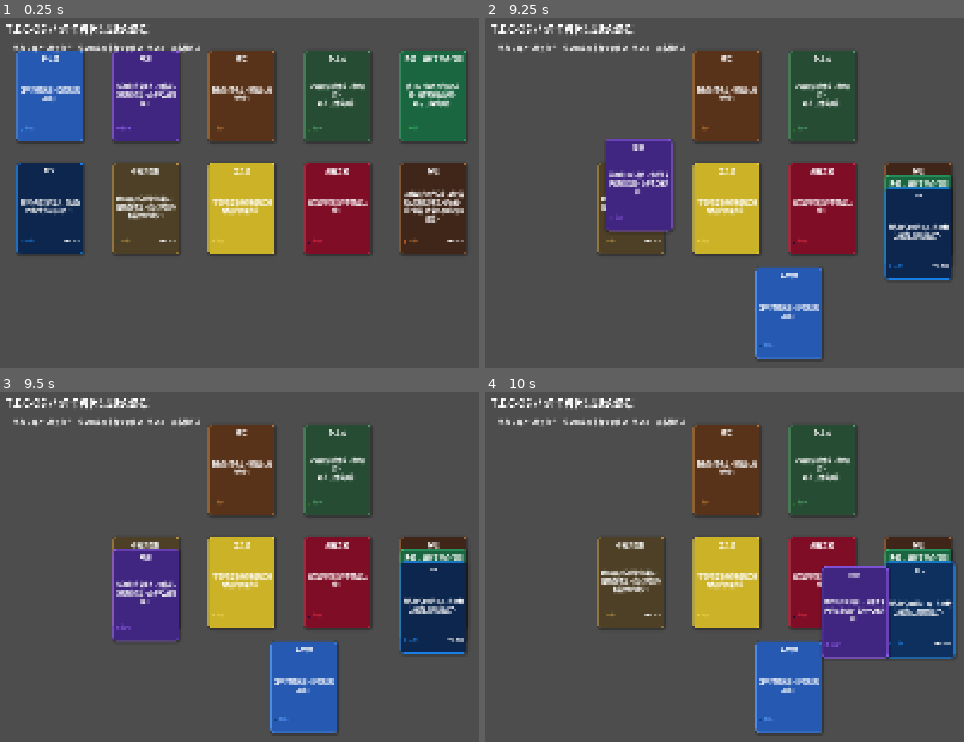
Above: before the commit, frames 1-4 (two rows, left to right).
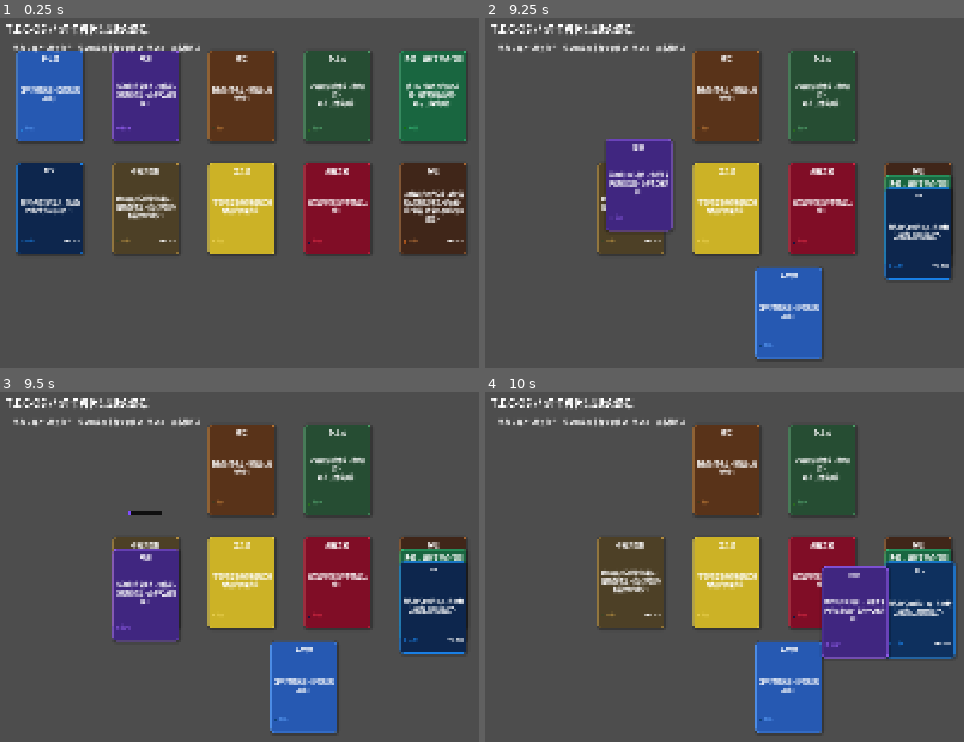
Above: after the commit, the same moments.

Repository: ChrisUtada/tec3g
Game: Godot game, scene res://main.tscn
Two runs of this game, one before a commit and one after it. Both use one fixed random seed, a clock stepped at 60 frames per second and the inputs below.
Inputs (mouse positions are in pixels of both pictures, inside the frame that each line leads up to):
- Up to frame 1 (0.25 s): no input
- Up to frame 2 (9.25 s): tap Enter at 0.5, 5.75, 8.75 s; drag from (532, 95) to (940, 144) at 0.52 s; drag from (628, 95) to (820, 333) at 1.27 s; move the mouse to (724, 95) at 2.02 s; click (724, 95) at 2.17 s; tap Space at 2.75, 8 s; drag from (820, 95) to (619, 175) at 2.77 s; drag from (916, 95) to (901, 242) at 3.52 s; drag from (532, 207) to (738, 130) at 4.27 s; move the mouse to (724, 109) at 5.02 s; click (724, 109) at 5.17 s; drag from (628, 207) to (700, 263) at 5.77 s; drag from (820, 109) to (940, 144) at 6.52 s; drag from (628, 221) to (820, 333) at 7.27 s; move the mouse to (724, 207) at 8.02 s; click (724, 207) at 8.17 s; drag from (724, 217) to (619, 175) at 8.77 s
- Up to frame 3 (9.5 s): no input
- Up to frame 4 (10 s): drag from (628, 595) to (901, 616) at 9.52 s

Frames 1-2 are identical in both runs. In frame 3, less than 0.1% of the frame differs, in the area x 26-34%, y 34-36%; in frame 4, nothing differs.

Commit message:
feat: draggable multimedia panels + 3 more content entries for testing

Diff:
--- a/resources/cards/CHAR_junior_investigator.tres
+++ b/resources/cards/CHAR_junior_investigator.tres
@@ -2,6 +2,7 @@
 
 [ext_resource type="Script" uid="uid://0fwt5ohrn74" path="res://scripts/card_data.gd" id="1"]
 [ext_resource type="Resource" path="res://resources/dialogues/dlg_junior_investigator.tres" id="2"]
+[ext_resource type="Resource" path="res://resources/multimedia/mm_junior_investigator.tres" id="3"]
 
 [resource]
 script = ExtResource("1")
@@ -13,4 +14,5 @@
 bg_color = Color(0.3, 0.25, 0.15, 1.0)
 border_color = Color(0.7, 0.55, 0.25, 1.0)
 icon = "🔍"
+multimedia_content = ExtResource("3")
 dialogue_config = ExtResource("2")
--- a/resources/cards/ITEM_sdt.tres
+++ b/resources/cards/ITEM_sdt.tres
@@ -1,6 +1,7 @@
 [gd_resource type="Resource" script_class="CardData" format=3 uid="uid://1vfwpxm4jb0o"]
 
 [ext_resource type="Script" uid="uid://0fwt5ohrn74" path="res://scripts/card_data.gd" id="1"]
+[ext_resource type="Resource" path="res://resources/multimedia/mm_sdt.tres" id="2"]
 
 [resource]
 script = ExtResource("1")
@@ -11,3 +12,4 @@
 consumable = true
 icon = "🔦"
 is_gift = true
+multimedia_content = ExtResource("2")
--- a/resources/cards/SCENE_plant_hunter.tres
+++ b/resources/cards/SCENE_plant_hunter.tres
@@ -1,6 +1,7 @@
 [gd_resource type="Resource" script_class="CardData" format=3 uid="uid://bwdhmd7c8e44c"]
 
 [ext_resource type="Script" uid="uid://0fwt5ohrn74" path="res://scripts/card_data.gd" id="1"]
+[ext_resource type="Resource" path="res://resources/multimedia/mm_plant_hunter.tres" id="2"]
 
 [resource]
 script = ExtResource("1")
@@ -13,3 +14,4 @@
 bg_color = Color(0.1, 0.4, 0.25, 1)
 border_color = Color(0.2, 0.7, 0.45, 1)
 icon = "🌿"
+multimedia_content = ExtResource("2")
--- /dev/null
+++ b/resources/multimedia/mm_junior_investigator.tres
@@ -0,0 +1,21 @@
+[gd_resource type="Resource" script_class="MultimediaContent" format=3]
+
+[ext_resource type="Script" uid="uid://c5q33hhahyj2b" path="res://scripts/multimedia_content.gd" id="1"]
+
+[resource]
+script = ExtResource("1")
+text = "调查员档案 #004
+
+姓名：███
+代号：初级调查员
+所属：异常调查局（Bureau of Anomaly Investigation）
+
+入职时间：三个月前
+状态：活跃
+
+备注：
+该调查员在初次外勤任务中表现出异常的感知能力。
+建议继续观察，暂不授予高级权限。
+
+——TEC
+"
--- /dev/null
+++ b/resources/multimedia/mm_plant_hunter.tres
@@ -0,0 +1,23 @@
+[gd_resource type="Resource" script_class="MultimediaContent" format=3]
+
+[ext_resource type="Script" uid="uid://c5q33hhahyj2b" path="res://scripts/multimedia_content.gd" id="1"]
+
+[resource]
+script = ExtResource("1")
+text = "植物学家的最后一封邮件
+
+发件人：Dr. ████
+收件人：TEC
+主题：它活了
+
+它活了。
+那些孢子不是普通的植物孢子。
+它们在思考。
+它们在等待。
+
+我把样本放在3号培养箱里。
+如果你看到这封邮件，不要打开3号箱。
+不要。
+
+——████
+"
--- /dev/null
+++ b/resources/multimedia/mm_sdt.tres
@@ -0,0 +1,20 @@
+[gd_resource type="Resource" script_class="MultimediaContent" format=3]
+
+[ext_resource type="Script" uid="uid://c5q33hhahyj2b" path="res://scripts/multimedia_content.gd" id="1"]
+
+[resource]
+script = ExtResource("1")
+text = "物品鉴定报告
+
+编号：I-077
+名称：手电筒
+状态：可用，轻微异常
+
+说明：
+这是一把普通的手电筒，但它的光束在特定环境下会呈现出不属于可见光谱的颜色。
+初步判断与██地区的事件残留有关。
+
+建议：可作为通用探测工具使用。
+
+——分析部
+"
--- a/scripts/multimedia_panel.gd
+++ b/scripts/multimedia_panel.gd
@@ -2,6 +2,8 @@
 
 var _content: MultimediaContent
 var _audio_player: AudioStreamPlayer
+var _dragging := false
+var _drag_offset := Vector2.ZERO
 
 @onready var dim_bg: ColorRect = $DimBg
 @onready var content_panel: Control = $DimBg/ContentPanel
@@ -75,5 +77,17 @@
 	queue_free()
 
 func _input(event):
+	if event is InputEventMouseButton and event.button_index == MOUSE_BUTTON_LEFT:
+		if event.pressed and not _dragging:
+			var local = content_panel.get_local_mouse_position()
+			if Rect2(Vector2.ZERO, content_panel.size).has_point(local):
+				_dragging = true
+				_drag_offset = get_global_mouse_position() - content_panel.global_position
+		elif not event.pressed:
+			_dragging = false
+
+	if event is InputEventMouseMotion and _dragging:
+		content_panel.global_position = get_global_mouse_position() - _drag_offset
+
 	if event.is_action_pressed("ui_cancel") and visible:
 		_close()
